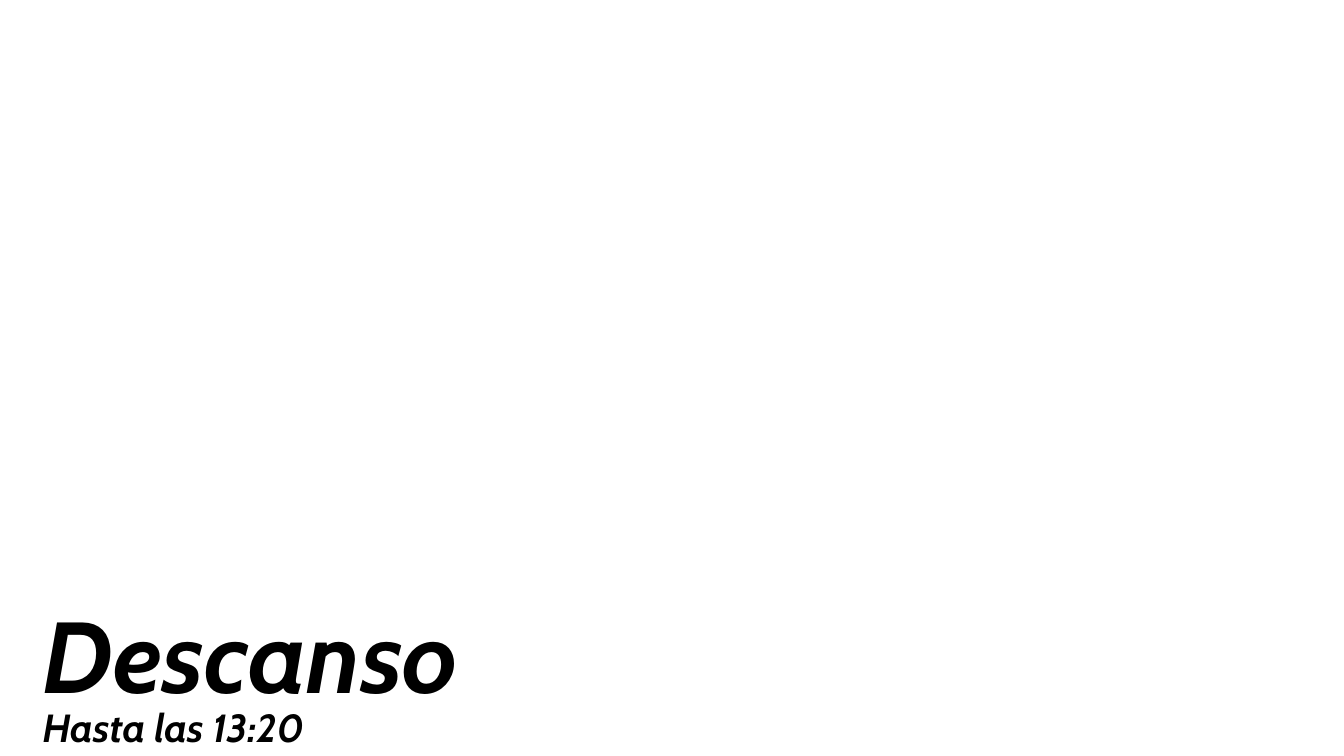
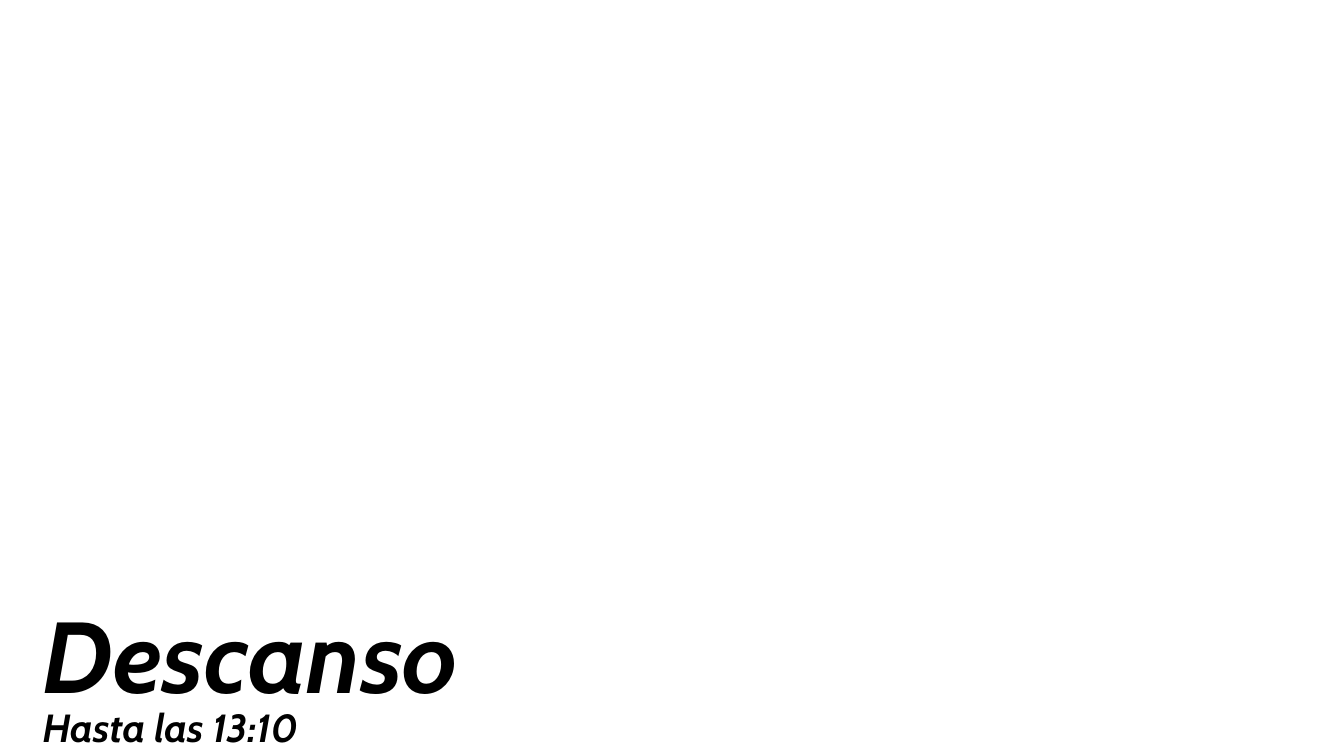
Before and after one commit to quizeth/Labs, a slide deck: slide 37 of IA y Copilot para business professionals/IA Generativa y Microsoft Copilot para profesionales.pptx. Drawn at 1344x756 pixels with LibreOffice and Linux fonts; fonts in the diff are those of the drawing; background and template pictures are left out. Boxes give left, top, right and bottom in pixels: in the first picture for what was removed or moved away, otherwise in the second. Text is boxed around its words. In the diff, an @@ line names an element or a change of style, - is before the commit and + after.

```diff
--- a/IA y Copilot para business professionals/IA Generativa y Microsoft Copilot para profesionales.pptx
+++ b/IA y Copilot para business professionals/IA Generativa y Microsoft Copilot para profesionales.pptx
@@ text at [43, 622, 459, 743]: text changed @@
-Descanso
-Hasta las 13:20
+Descanso
+Hasta las 13:10
```
Also in this commit, not shown: 6 other slides changed, 1 slide added.
